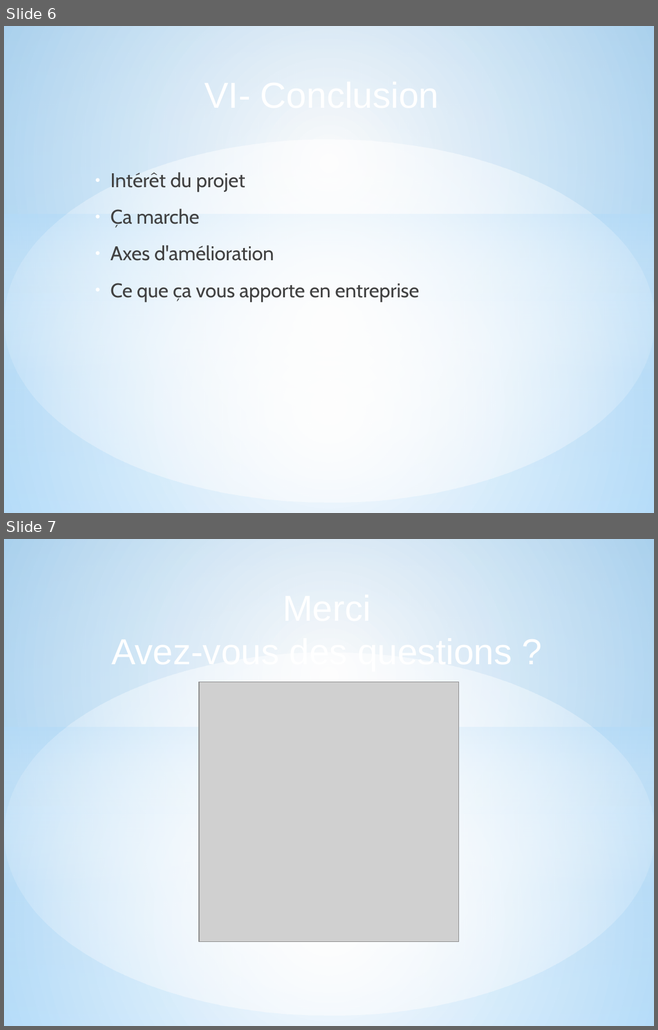
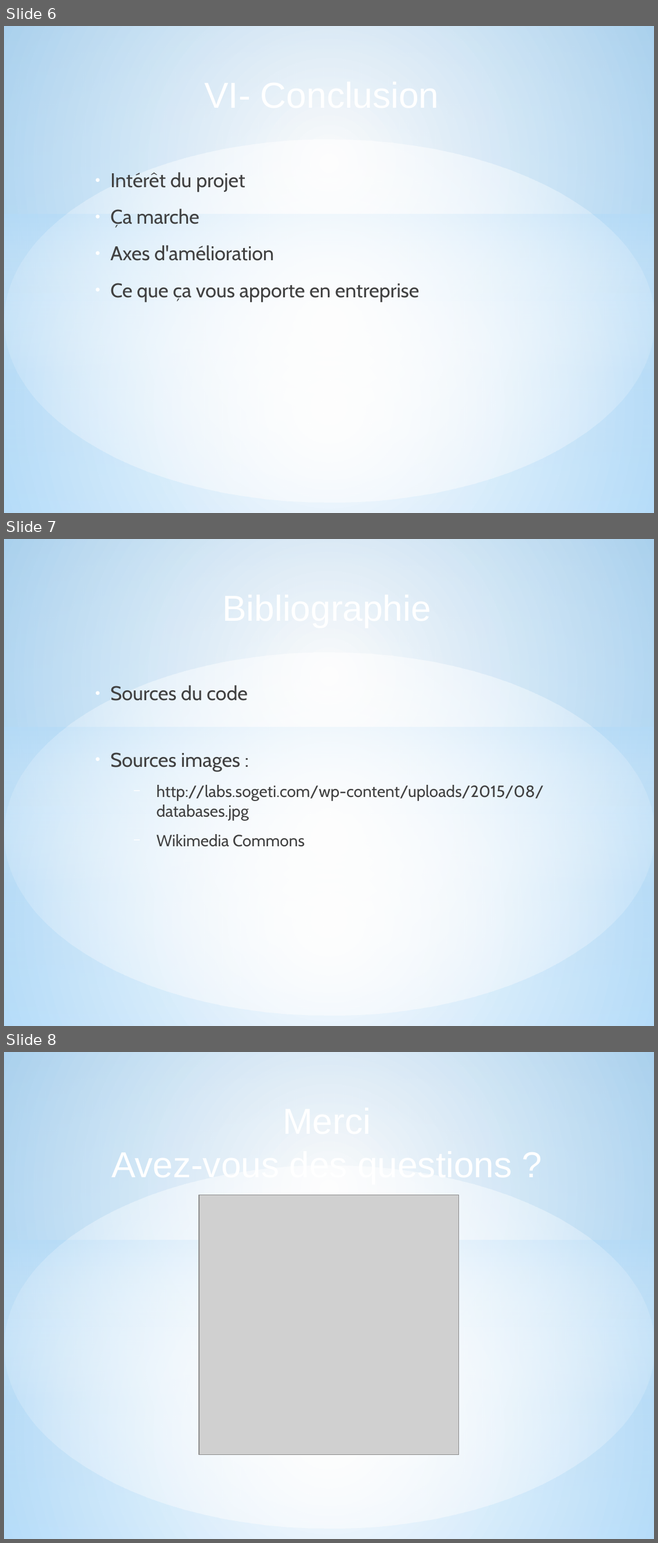
Before and after one commit to sizo0/BDAProject, a slide deck: Documents/Presentation/Présentation1.odp. Shown one above the other, each under a label of ours: slides 6 and 7 before the commit, slides 6, 7 and 8 after it. The pictures are 658x1030 and 658x1543 pixels, drawn with LibreOffice and Linux fonts; fonts in the diff are those of the drawing; grey boxes stand for pictures. Boxes give left, top, right and bottom in pixels: in the first picture for what was removed or moved away, otherwise in the second. Text is boxed around its words. In the diff, an @@ line names an element or a change of style, - is before the commit and + after.

```diff
--- a/Documents/Presentation/Présentation1.odp
+++ b/Documents/Presentation/Présentation1.odp
@@ slide 7 added at (4,539,654,1026), background gradient #000000 to #FFFFFF; not listed: 8 template elements that a slide beside it also shows @@
@@ text added at (110,685,543,847), 18 pt, text #404040 @@
+● Sources du code
+● Sources images :
+  − http://labs.sogeti.com/wp-content/uploads/2015/08/databases.jpg
+  − Wikimedia Commons
@@ what was slide 7 is now slide 8 @@
```
Also in this commit, not shown: 2 slides changed, 3 other slides added, 3 slides removed, 4 other files.
